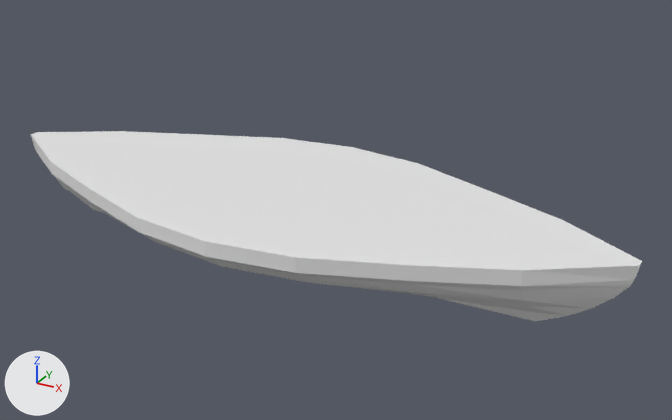
Renders of the Blender file ship.blend from each side of a commit.
The view is the same before and after, from a camera (50 mm lens) standing at (32.7, -52.4, 30.8) and looking at (3.0, 1.6, 3.8). The axes (+X, +Y, +Z) are drawn at lower left. The lights are the same throughout.

The older version as bpy lines, for what is in view:
```python
me_cube_001 = bpy.data.meshes.new('Cube.001')
me_cube_001.from_pydata(...)  # 71 vertices, 62 faces; spans x 0.0..0.99, y -9.83..0.34, z -1.01..1.26
ob_cube = bpy.data.objects.new('Cube', me_cube_001)
ob_cube.location = (-0.02, 0.0, 2.39)
ob_cube.scale = (25.0, 1.01, 2.46)
_m = ob_cube.modifiers.new('Mirror', 'MIRROR')
_m.use_axis = (True, True, False)
_m.use_clip = True
```
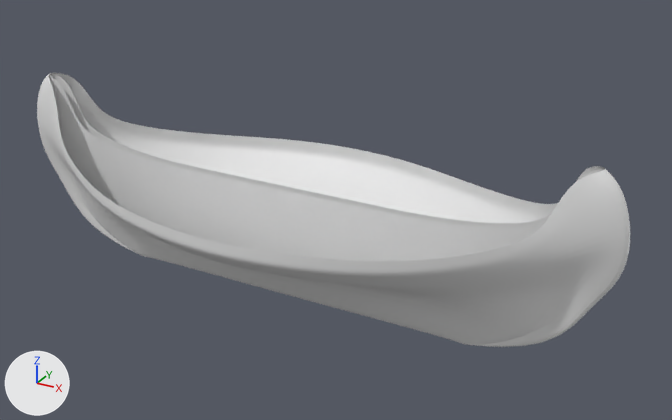
Where the change shows, as pixel boxes (x1, y1, x2, y2) in the pictures (672 x 420 px):
'Cube', reshaped, modifiers changed (43% taller): before (31, 131, 642, 322); after (37, 73, 630, 347)

The edits, one by one:
me_cube_001 is used by ob_cube; location (-0.02, 0.0, 2.39); scale (25.0, 1.01, 2.46).
me_cube_001 had 71 vertices, 62 faces and spanned x 0.0..0.99, y -9.83..0.34, z -1.01..1.26.
me_cube_001 now has 113 vertices, 97 faces and spans x 0.0..0.97, y -9.83..0.34, z -2.36..3.5.
Part 1, on me_cube_001:
5 vertices are removed from x 0.75..0.99, y -4.07..0.34, z 0.85..1.26.
25 faces are deleted.
3 vertices in x 0.0..0.5, y 0.24, z -1.0 move by (0.0, 0.0, -1.35).
3 vertices in x 0.0..0.5, y -0.25, z -1.0 move by (0.0, 0.0, -1.36).
3 vertices in x 0.5, y -6.12..-2.04, z -0.6..0.58 move by (0.0, 0.3, 0.0).
24 vertices move from x 0.0..0.98, y -5.87..0.33, z -1.01..0.84 to x 0.0..0.97, y -6.03..0.33, z -2.36..1.77.
42 vertices are added at x 0.25..0.97, y -9.01..0.34, z -2.36..3.5.
5 new vertices lie (0.0, 0.01, 0.21) away from vertices in x 0.0..0.75, y -9.83..0.33, z 0.8.
60 new faces join them.
Object 'Cube' (ob_cube) gains a SUBSURF modifier named 'Subdivision'.
